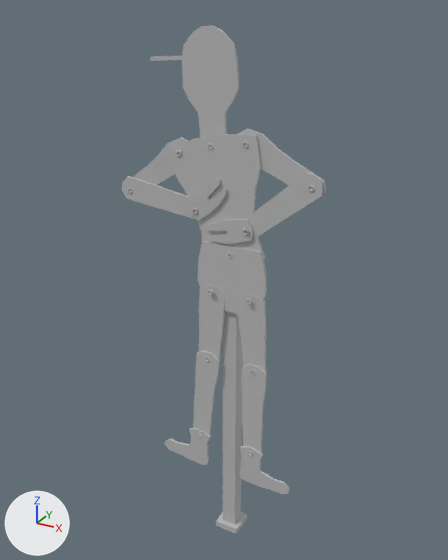
A saved change to the FBX model Modelagem/FBX/boneco_animado/base_menino_rindo.fbx.
Both versions are drawn from a camera (50 mm lens) standing at (0.0112, -0.0212, 0.024) and looking at (-0.0007, 0.0006, 0.0131). The lights are fixed; the arrows at lower left show +X, +Y and +Z. Where no turn or scale is listed for an object, it has been applied to the vertices.

In view in the first picture: 'base_menino_rindo', 'cabeca', 'canela__esq', 'canela__esq1', 'cotovelo_dir', 'cotovelo_esq', 'coxa_esq1', 'coxa_esq2', 'mao_dir', 'mao_esq', 'menino_rindo', 'ombro_dir', 'ombro_esq', 'pe_esq', 'pe_esq1', 'tronco'.
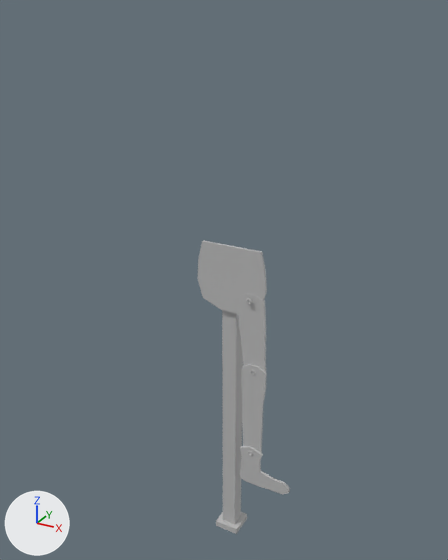
Pixel boxes [x1, y1, x2, y2] of what changed, in the pictures (448 x 560 px):
'tronco', deleted: before [169, 134, 265, 259]
'cabeca', deleted: before [150, 25, 239, 150]
'cotovelo_dir', deleted: before [246, 172, 323, 240]
'coxa_esq1', deleted: before [199, 284, 225, 360]
'canela__esq1', deleted: before [193, 351, 220, 435]
'cotovelo_esq', deleted: before [122, 176, 195, 219]
'ombro_dir', deleted: before [238, 128, 326, 201]
'ombro_esq', deleted: before [133, 137, 188, 185]
'pe_esq1', deleted: before [165, 428, 211, 465]
'mao_dir', deleted: before [206, 219, 254, 244]
'mao_esq', deleted: before [186, 179, 227, 221]

The change in detail:
Object 'canela__esq1' (ob_canela__esq1) is deleted.
Object 'ombro_esq' (ob_ombro_esq) is deleted.
Object 'cotovelo_dir' (ob_cotovelo_dir) is deleted.
Object 'pe_esq1' (ob_pe_esq1) is deleted.
Object 'tronco' (ob_tronco) is deleted.
Object 'mao_esq' (ob_mao_esq) is deleted.
Object 'coxa_esq1' (ob_coxa_esq1) is deleted.
Object 'mao_dir' (ob_mao_dir) is deleted.
Object 'ombro_dir' (ob_ombro_dir) is deleted.
Object 'cabeca' (ob_cabeca) is deleted.
Object 'cotovelo_esq' (ob_cotovelo_esq) is deleted.
